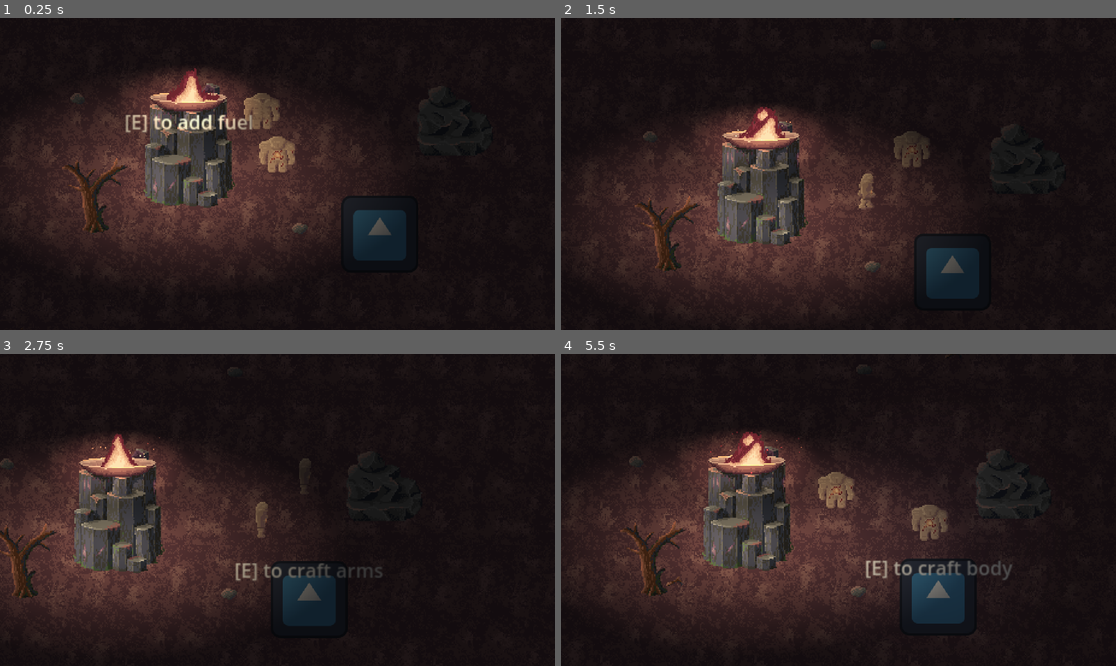
Above: before the commit, frames 1-4 (two rows, left to right).
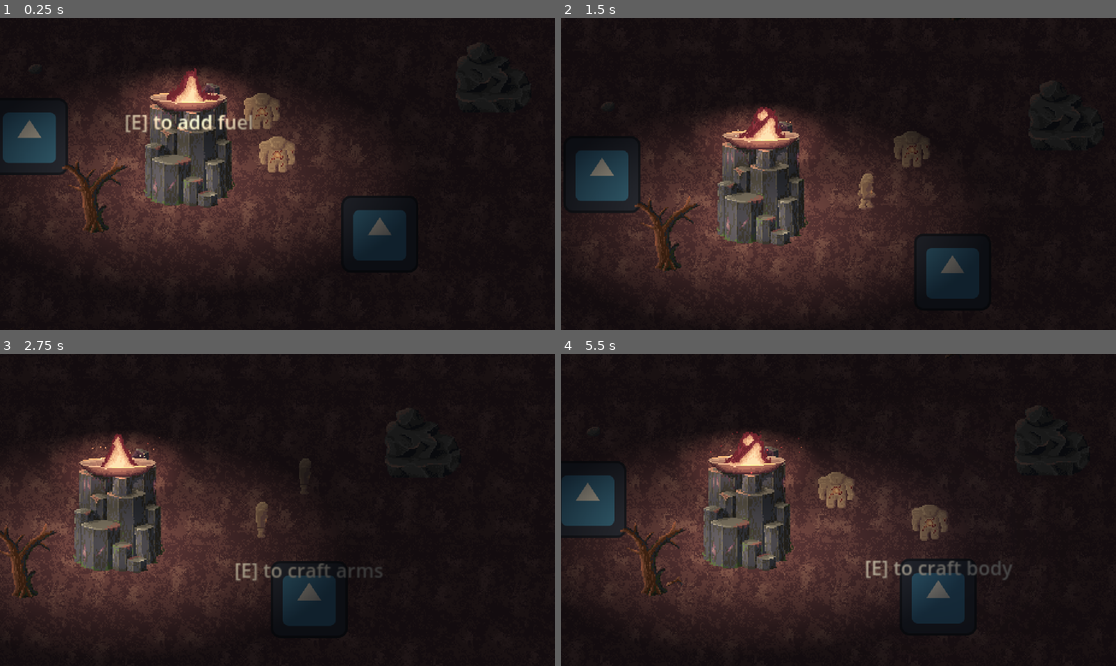
Above: after the commit, the same moments.

Repository: ShadowDragon5/eclipse
Game: Godot game, scene res://scenes/world.tscn
Two runs of this game, one before a commit and one after it. Both use one fixed random seed, a clock stepped at 60 frames per second and the inputs below. The engine's default icon, where the game draws it, is replaced by a stand-in: a white triangle on a blue panel in a dark square.
Inputs (mouse positions are in pixels of both pictures, inside the frame that each line leads up to):
- Up to frame 1 (0.25 s): no input
- Up to frame 2 (1.5 s): move the mouse to (960, 158) at 0.52 s; hold Right (ui_right) 0.53-1.25 s; hold E (interact) 0.53-1.25 s; click (960, 158) at 0.67 s; tap Tab (swap_body) at 0.8 s; drag from (727, 189) to (649, 242) at 1.27 s
- Up to frame 3 (2.75 s): move the mouse to (333, 441) at 2.02 s; hold Right (ui_right) from 2.03 s (still down); hold E (interact) from 2.03 s (still down); tap Tab (swap_body) at 2.3 s
- Up to frame 4 (5.5 s): release Right (ui_right) at 2.75 s; release E (interact) at 2.75 s; drag from (810, 572) to (677, 544) at 2.77 s; move the mouse to (1005, 556) at 3.52 s; hold Left (ui_left) 3.53-4.25 s; hold E (interact) 3.53-4.25 s; tap Tab (swap_body) at 3.8, 5.3 s; drag from (672, 463) to (921, 488) at 4.27 s; move the mouse to (866, 510) at 5.02 s; hold Down (ui_down) from 5.03 s (still down); hold E (interact) from 5.03 s (still down); click (866, 510) at 5.17 s

The runs differ from the first frame. In frame 1, 2.0% of the frame differs, in the area x 0-92%, y 8-69%; in frame 2, 2.0%; in frame 3, less than 0.1%; in frame 4, 2.0%, in the area x 0-91%, y 3-78%.

Commit message:
Body can be crafted, resources are naturally generated

Diff:
--- /dev/null
+++ b/inventory/items/arms.tres
@@ -0,0 +1,7 @@
+[gd_resource type="Resource" script_class="InvItem" load_steps=2 format=3 uid="uid://cafko2wp2vxkc"]
+
+[ext_resource type="Script" path="res://inventory/inventory_item.gd" id="1_aelr8"]
+
+[resource]
+script = ExtResource("1_aelr8")
+name = "arms"
--- /dev/null
+++ b/inventory/items/body.tres
@@ -0,0 +1,7 @@
+[gd_resource type="Resource" script_class="InvItem" load_steps=2 format=3 uid="uid://8pjmu4f4j7yv"]
+
+[ext_resource type="Script" path="res://inventory/inventory_item.gd" id="1_48hhu"]
+
+[resource]
+script = ExtResource("1_48hhu")
+name = "body"
--- /dev/null
+++ b/inventory/items/head.tres
@@ -0,0 +1,7 @@
+[gd_resource type="Resource" script_class="InvItem" load_steps=2 format=3 uid="uid://cwoctbqjen8yv"]
+
+[ext_resource type="Script" path="res://inventory/inventory_item.gd" id="1_5t7ms"]
+
+[resource]
+script = ExtResource("1_5t7ms")
+name = "head"
--- /dev/null
+++ b/inventory/items/legs.tres
@@ -0,0 +1,7 @@
+[gd_resource type="Resource" script_class="InvItem" load_steps=2 format=3 uid="uid://dmxbexig6r7ci"]
+
+[ext_resource type="Script" path="res://inventory/inventory_item.gd" id="1_t232t"]
+
+[resource]
+script = ExtResource("1_t232t")
+name = "legs"
--- a/project.godot
+++ b/project.godot
@@ -27,6 +27,38 @@
 
 [input]
 
+ui_left={
+"deadzone": 0.5,
+"events": [Object(InputEventKey,"resource_local_to_scene":false,"resource_name":"","device":0,"window_id":0,"alt_pressed":false,"shift_pressed":false,"ctrl_pressed":false,"meta_pressed":false,"pressed":false,"keycode":4194319,"physical_keycode":0,"key_label":0,"unicode":0,"echo":false,"script":null)
+, Object(InputEventJoypadButton,"resource_local_to_scene":false,"resource_name":"","device":0,"button_index":13,"pressure":0.0,"pressed":false,"script":null)
+, Object(InputEventJoypadMotion,"resource_local_to_scene":false,"resource_name":"","device":0,"axis":0,"axis_value":-1.0,"script":null)
+, Object(InputEventKey,"resource_local_to_scene":false,"resource_name":"","device":-1,"window_id":0,"alt_pressed":false,"shift_pressed":false,"ctrl_pressed":false,"meta_pressed":false,"pressed":false,"keycode":0,"physical_keycode":65,"key_label":0,"unicode":97,"echo":false,"script":null)
+]
+}
+ui_right={
+"deadzone": 0.5,
+"events": [Object(InputEventKey,"resource_local_to_scene":false,"resource_name":"","device":0,"window_id":0,"alt_pressed":false,"shift_pressed":false,"ctrl_pressed":false,"meta_pressed":false,"pressed":false,"keycode":4194321,"physical_keycode":0,"key_label":0,"unicode":0,"echo":false,"script":null)
+, Object(InputEventJoypadButton,"resource_local_to_scene":false,"resource_name":"","device":0,"button_index":14,"pressure":0.0,"pressed":false,"script":null)
+, Object(InputEventJoypadMotion,"resource_local_to_scene":false,"resource_name":"","device":0,"axis":0,"axis_value":1.0,"script":null)
+, Object(InputEventKey,"resource_local_to_scene":false,"resource_name":"","device":-1,"window_id":0,"alt_pressed":false,"shift_pressed":false,"ctrl_pressed":false,"meta_pressed":false,"pressed":false,"keycode":0,"physical_keycode":68,"key_label":0,"unicode":100,"echo":false,"script":null)
+]
+}
+ui_up={
+"deadzone": 0.5,
+"events": [Object(InputEventKey,"resource_local_to_scene":false,"resource_name":"","device":0,"window_id":0,"alt_pressed":false,"shift_pressed":false,"ctrl_pressed":false,"meta_pressed":false,"pressed":false,"keycode":4194320,"physical_keycode":0,"key_label":0,"unicode":0,"echo":false,"script":null)
+, Object(InputEventJoypadButton,"resource_local_to_scene":false,"resource_name":"","device":0,"button_index":11,"pressure":0.0,"pressed":false,"script":null)
+, Object(InputEventJoypadMotion,"resource_local_to_scene":false,"resource_name":"","device":0,"axis":1,"axis_value":-1.0,"script":null)
+, Object(InputEventKey,"resource_local_to_scene":false,"resource_name":"","device":-1,"window_id":0,"alt_pressed":false,"shift_pressed":false,"ctrl_pressed":false,"meta_pressed":false,"pressed":false,"keycode":0,"physical_keycode":87,"key_label":0,"unicode":119,"echo":false,"script":null)
+]
+}
+ui_down={
+"deadzone": 0.5,
+"events": [Object(InputEventKey,"resource_local_to_scene":false,"resource_name":"","device":0,"window_id":0,"alt_pressed":false,"shift_pressed":false,"ctrl_pressed":false,"meta_pressed":false,"pressed":false,"keycode":4194322,"physical_keycode":0,"key_label":0,"unicode":0,"echo":false,"script":null)
+, Object(InputEventJoypadButton,"resource_local_to_scene":false,"resource_name":"","device":0,"button_index":12,"pressure":0.0,"pressed":false,"script":null)
+, Object(InputEventJoypadMotion,"resource_local_to_scene":false,"resource_name":"","device":0,"axis":1,"axis_value":1.0,"script":null)
+, Object(InputEventKey,"resource_local_to_scene":false,"resource_name":"","device":-1,"window_id":0,"alt_pressed":false,"shift_pressed":false,"ctrl_pressed":false,"meta_pressed":false,"pressed":false,"keycode":0,"physical_keycode":83,"key_label":0,"unicode":115,"echo":false,"script":null)
+]
+}
 interact={
 "deadzone": 0.5,
 "events": [Object(InputEventKey,"resource_local_to_scene":false,"resource_name":"","device":-1,"window_id":0,"alt_pressed":false,"shift_pressed":false,"ctrl_pressed":false,"meta_pressed":false,"pressed":false,"keycode":0,"physical_keycode":69,"key_label":0,"unicode":101,"echo":false,"script":null)
--- /dev/null
+++ b/scenes/assembly_table.tscn
@@ -0,0 +1,29 @@
+[gd_scene load_steps=9 format=3 uid="uid://ub7ejc8ptg0a"]
+
+[ext_resource type="Script" path="res://scripts/assembly_table.gd" id="1_ayb7v"]
+[ext_resource type="Texture2D" uid="uid://ckhfn3lthiwcg" path="res://icon.svg" id="1_eq8w1"]
+[ext_resource type="PackedScene" uid="uid://dnm3rhrapnk6r" path="res://interactioin/interaction area/interaction_area.tscn" id="2_47m2t"]
+[ext_resource type="Resource" uid="uid://cwoctbqjen8yv" path="res://inventory/items/head.tres" id="2_tqtyu"]
+[ext_resource type="Resource" uid="uid://cafko2wp2vxkc" path="res://inventory/items/arms.tres" id="3_8v5gp"]
+[ext_resource type="Resource" uid="uid://8pjmu4f4j7yv" path="res://inventory/items/body.tres" id="4_r8pod"]
+[ext_resource type="Resource" uid="uid://dmxbexig6r7ci" path="res://inventory/items/legs.tres" id="5_yembq"]
+
+[sub_resource type="CircleShape2D" id="CircleShape2D_bq08i"]
+radius = 32.0
+
+[node name="AssemblyTable" type="StaticBody2D"]
+script = ExtResource("1_ayb7v")
+head_item = ExtResource("2_tqtyu")
+arms_item = ExtResource("3_8v5gp")
+body_item = ExtResource("4_r8pod")
+legs_item = ExtResource("5_yembq")
+
+[node name="Sprite2D" type="Sprite2D" parent="."]
+scale = Vector2(0.5, 0.5)
+texture = ExtResource("1_eq8w1")
+
+[node name="InteractionArea" parent="." instance=ExtResource("2_47m2t")]
+action_name = "assemble golem"
+
+[node name="CollisionShape2D" type="CollisionShape2D" parent="InteractionArea"]
+shape = SubResource("CircleShape2D_bq08i")
--- a/scenes/crafting_circle.tscn
+++ b/scenes/crafting_circle.tscn
@@ -1,17 +1,21 @@
-[gd_scene load_steps=7 format=3 uid="uid://d0fwl6laugvmn"]
+[gd_scene load_steps=10 format=3 uid="uid://d0fwl6laugvmn"]
 
 [ext_resource type="Script" path="res://scripts/craftingCircle.gd" id="1_jackj"]
+[ext_resource type="Resource" uid="uid://cwoctbqjen8yv" path="res://inventory/items/head.tres" id="2_0nc2k"]
 [ext_resource type="Resource" uid="uid://4nx5kd7k2www" path="res://inventory/items/wood.tres" id="2_q178v"]
 [ext_resource type="Texture2D" uid="uid://ckhfn3lthiwcg" path="res://icon.svg" id="2_rvqoc"]
 [ext_resource type="PackedScene" uid="uid://dnm3rhrapnk6r" path="res://interactioin/interaction area/interaction_area.tscn" id="3_1d7wr"]
 [ext_resource type="Resource" uid="uid://dawgtdh0hjqea" path="res://inventory/items/rock.tres" id="3_m6gqa"]
-
-[sub_resource type="CircleShape2D" id="CircleShape2D_lrk5w"]
-radius = 64.0
+[ext_resource type="Resource" uid="uid://cafko2wp2vxkc" path="res://inventory/items/arms.tres" id="3_wwrmf"]
+[ext_resource type="Resource" uid="uid://8pjmu4f4j7yv" path="res://inventory/items/body.tres" id="4_tln05"]
+[ext_resource type="Resource" uid="uid://dmxbexig6r7ci" path="res://inventory/items/legs.tres" id="5_cgmob"]
 
 [node name="CraftingCircle" type="Node2D"]
 script = ExtResource("1_jackj")
-crafts = Array[String](["head", "arms", "body", "legs", "axe", "pick", "wood", "rock"])
+head_item = ExtResource("2_0nc2k")
+arms_item = ExtResource("3_wwrmf")
+body_item = ExtResource("4_tln05")
+legs_item = ExtResource("5_cgmob")
 wood_item = ExtResource("2_q178v")
 rock_item = ExtResource("3_m6gqa")
 
@@ -66,6 +70,3 @@
 
 [node name="CollisionPolygon2D" type="CollisionPolygon2D" parent="InteractionAreaRock"]
 polygon = PackedVector2Array(0, 0, -64, 0, -62, 17, -56, 32, -45, 45)
-
-[node name="CollisionShape2D" type="CollisionShape2D" parent="."]
-shape = SubResource("CircleShape2D_lrk5w")
--- a/scenes/objects/player.tscn
+++ b/scenes/objects/player.tscn
@@ -674,7 +674,7 @@
 unique_name_in_owner = true
 texture_filter = 1
 sprite_frames = SubResource("SpriteFrames_6l3i0")
-animation = &"up"
+animation = &"idle"
 metadata/_aseprite_wizard_config_ = {
 "layer": "torso",
 "o_ex_p": "",
@@ -695,7 +695,7 @@
 unique_name_in_owner = true
 texture_filter = 1
 sprite_frames = SubResource("SpriteFrames_k3rgk")
-animation = &"interact"
+animation = &"idle"
 metadata/_aseprite_wizard_config_ = {
 "layer": "legs",
 "o_ex_p": "",
--- a/scenes/world.tscn
+++ b/scenes/world.tscn
@@ -6,10 +6,10 @@
 [ext_resource type="PackedScene" uid="uid://c8sw76rqiyo5j" path="res://scenes/objects/brazier.tscn" id="3_0hyf1"]
 [ext_resource type="Texture2D" uid="uid://bjyn7wv0tx6uh" path="res://assets/sprites/background.png" id="4_5u4fr"]
 [ext_resource type="Script" path="res://scripts/background.gd" id="5_kiald"]
-[ext_resource type="PackedScene" uid="uid://tdawhwedsanv" path="res://scenes/objects/pebble_collectable.tscn" id="6_2oify"]
 [ext_resource type="PackedScene" uid="uid://3086cmgvyeq6" path="res://scenes/objects/boulder.tscn" id="8_0odco"]
 [ext_resource type="PackedScene" uid="uid://c6pcst1813nkq" path="res://scenes/resource_spawner.tscn" id="9_1upd8"]
 [ext_resource type="PackedScene" uid="uid://d0fwl6laugvmn" path="res://scenes/crafting_circle.tscn" id="10_mmlh2"]
+[ext_resource type="PackedScene" uid="uid://ub7ejc8ptg0a" path="res://scenes/assembly_table.tscn" id="11_87uew"]
 
 [sub_resource type="TileSetAtlasSource" id="TileSetAtlasSource_ra1yg"]
 texture = ExtResource("4_5u4fr")
@@ -64,32 +64,71 @@
 [node name="dead_tree2" parent="." instance=ExtResource("2_p4q78")]
 position = Vector2(163, -167)
 
-[node name="Pebble" parent="." instance=ExtResource("6_2oify")]
-position = Vector2(92, 37)
-
-[node name="Pebble2" parent="." instance=ExtResource("6_2oify")]
-position = Vector2(-92, -71)
-
-[node name="Pebble3" parent="." instance=ExtResource("6_2oify")]
-position = Vector2(97, -148)
-
 [node name="Boulder" parent="." instance=ExtResource("8_0odco")]
-position = Vector2(221, -36)
+position = Vector2(253, -72)
 
 [node name="ResourceSpawner" parent="." instance=ExtResource("9_1upd8")]
 spawn_radius_start = 5
 spawn_radius_end = 25
 branch_from = 0.45
 branch_to = 0.75
-tree_from = 0.1
-tree_to = 0.25
-pebble_from = 0.01
-pebble_to = 0.15
-boulder_from = 0.01
-boulder_to = 0.05
+tree_from = 0.15
+tree_to = 0.3
+pebble_from = 0.2
+pebble_to = 0.35
+boulder_from = 0.1
+boulder_to = 0.275
 
 [node name="player2" parent="." instance=ExtResource("1_s6c5f")]
 position = Vector2(61, -41)
 
 [node name="CraftingCircle" parent="." instance=ExtResource("10_mmlh2")]
 position = Vector2(159, 45)
+
+[node name="AssemblyTable" parent="." instance=ExtResource("11_87uew")]
+position = Vector2(-132, -36)
+
+[node name="ResourceSpawner2" parent="." instance=ExtResource("9_1upd8")]
+spawn_radius_start = 25
+spawn_radius_end = 45
+branch_from = 0.35
+branch_to = 0.6
+tree_from = 0.3
+tree_to = 0.5
+pebble_from = 0.4
+pebble_to = 0.6
+boulder_from = 0.2
+boulder_to = 0.4
+
+[node name="ResourceSpawner3" parent="." instance=ExtResource("9_1upd8")]
+spawn_radius_start = 45
+spawn_radius_end = 75
+branch_from = 0.1
+branch_to = 0.3
+tree_from = 0.45
+tree_to = 0.7
+pebble_from = 0.2
+pebble_to = 0.4
+boulder_from = 0.4
+boulder_to = 0.6
+
+[node name="ResourceSpawner4" parent="." instance=ExtResource("9_1upd8")]
+spawn_radius_start = 75
+spawn_radius_end = 115
+branch_to = 0.1
+tree_from = 0.2
+tree_to = 0.65
+pebble_from = 0.1
+pebble_to = 0.5
+boulder_from = 0.5
+boulder_to = 0.85
+
+[node name="ResourceSpawner5" parent="." instance=ExtResource("9_1upd8")]
+spawn_radius_start = 115
+spawn_radius_end = 120
+branch_to = 0.0
+tree_to = 0.0
+pebble_from = 0.1
+pebble_to = 0.5
+boulder_from = 6.0
+boulder_to = 7.0
--- /dev/null
+++ b/scripts/assembly_table.gd
@@ -0,0 +1,26 @@
+extends StaticBody2D
+
+@onready var player_obj = preload("res://scenes/objects/player.tscn")
+
+@export var head_item: InvItem
+@export var arms_item: InvItem
+@export var body_item: InvItem
+@export var legs_item: InvItem
+
+# Called when the node enters the scene tree for the first time.
+func _ready():
+	$InteractionArea.interact = Callable(self, "_on_interact")
+
+
+func _on_interact():
+	var player = Globals.get("player")
+	if player.has_item(head_item) && player.has_item(arms_item) && player.has_item(body_item) && player.has_item(legs_item):
+		player.remove_item(head_item)
+		player.remove_item(arms_item)
+		player.remove_item(body_item)
+		player.remove_item(legs_item)
+		var new_body = player_obj.instantiate()
+		new_body.position = position
+		get_parent().add_child(new_body)
+	else:
+		print("missing materials")
--- a/scripts/background.gd
+++ b/scripts/background.gd
@@ -3,8 +3,8 @@
 @onready var player = get_tree().get_first_node_in_group("player")
 
 func _ready():
-	for i in range(-100,100):
-		for j in range (-100,100):
+	for i in range(-300,300):
+		for j in range (-300,300):
 			if get_cell_source_id(0,Vector2i(i,j),false):
 				set_cell(0,Vector2i(i,j),0,Vector2i((((i % 4)+4)%4) + ((((j % 4)+4)%4) * 4),0),0)
 				#set_cell(0,Vector2i(i,j),0,Vector2i(randi_range(0,15),0),0)
--- a/scripts/craftingCircle.gd
+++ b/scripts/craftingCircle.gd
@@ -1,8 +1,5 @@
 extends Node2D
 
-@onready var interaction_area: InteractionArea = $InteractionArea
-
-@export var crafts:Array[String]
 @export var head_item: InvItem
 @export var arms_item: InvItem
 @export var body_item: InvItem
--- a/scripts/player.gd
+++ b/scripts/player.gd
@@ -16,8 +16,8 @@
 static var current_body: CharacterBody2D = null
 static  var swapping: bool = false
 
-var max_burn_health = 15
-var max_shadow_health = 25
+var max_burn_health = 25
+var max_shadow_health = 40
 var burn_rate = 2
 
 var is_area_light = 0
@@ -58,7 +58,6 @@
 		shadow_darken(delta)
 	if current_body == self:
 		if Input.is_action_just_pressed("swap_body") && !swapping:
-			print("pressed swap body")
 			swapping = true
 			if !swap_body():
 				print("need more bodies to swap")
